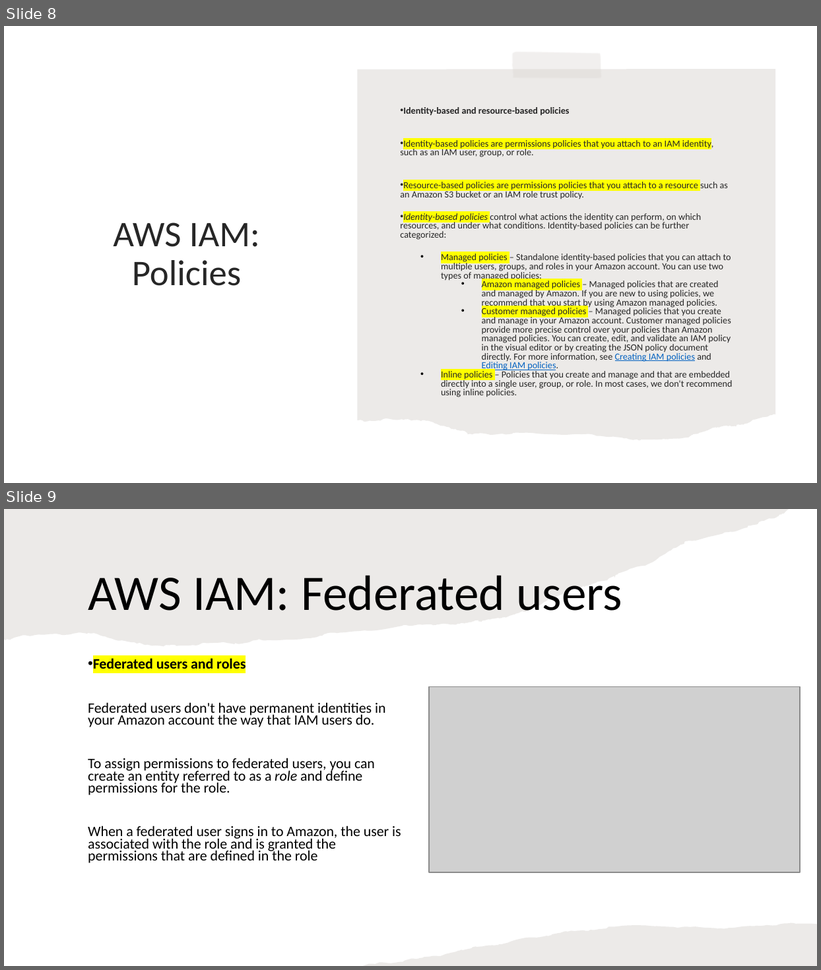
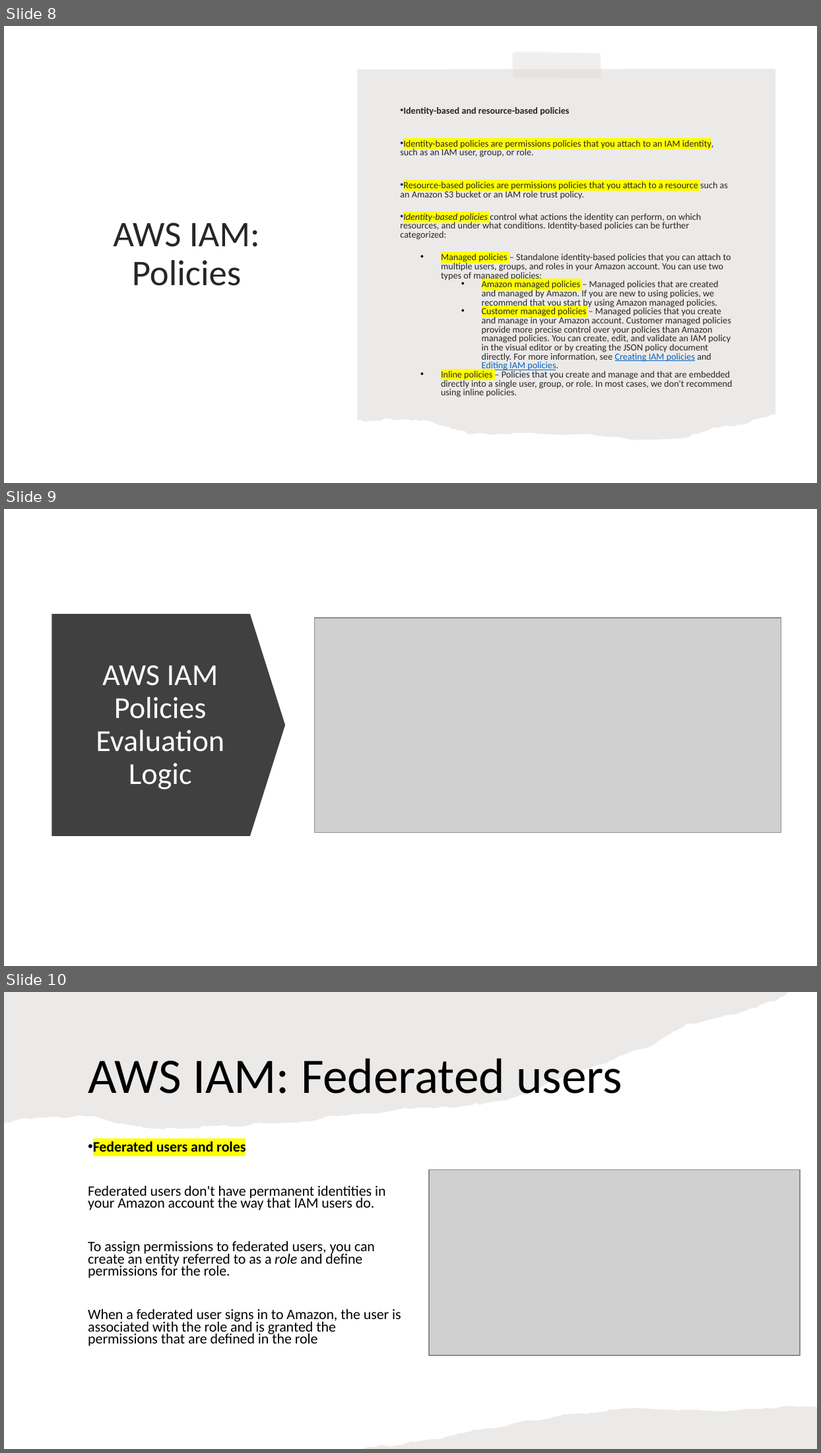
Before and after one commit to IlyaChakun/aws-iba-courses, a slide deck: lecture-materials/Managment&Governance/00-iam/IAM.pptx. Shown one above the other, each under a label of ours: slides 8 and 9 before the commit, slides 8, 9 and 10 after it. The pictures are 821x970 and 821x1453 pixels, drawn with LibreOffice and Linux fonts; fonts in the diff are those of the drawing; grey boxes stand for pictures. Boxes give left, top, right and bottom in pixels: in the first picture for what was removed or moved away, otherwise in the second. Text is boxed around its words. In the diff, an @@ line names an element or a change of style, - is before the commit and + after.

```diff
--- a/lecture-materials/Managment&Governance/00-iam/IAM.pptx
+++ b/lecture-materials/Managment&Governance/00-iam/IAM.pptx
@@ slide 9 added at bbox=[4, 509, 817, 966], background #FFFFFF @@
@@ down arrow added at bbox=[52, 614, 285, 836], fill #404040 @@
@@ picture added at bbox=[315, 618, 781, 832] @@
@@ title added at bbox=[96, 665, 224, 789], 27 pt, text #FFFFFF @@
+AWS IAM Policies Evaluation Logic
@@ what was slide 9 is now slide 10 @@
```
Also in this commit, not shown: 7 other files.
